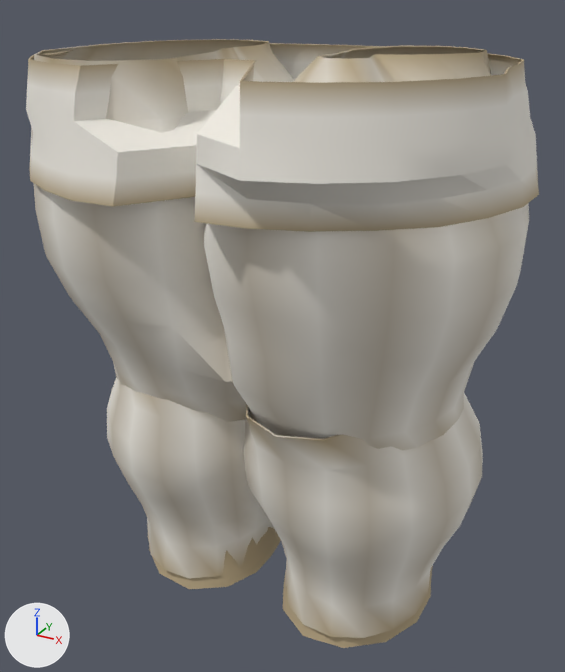
What one commit did to the glTF model assets_src/armor/kargan_0/cloth_a_legs.glb.
One viewpoint serves both versions: a 50 mm lens placed at (0.59, -1.079, 1.177), pointed at (0.015, -0.034, 0.654). Lighting does not change. The marker at lower left points along +X, +Y and +Z. The picture after the commit comes second. Vertices at exactly the same position are counted once.

The scene before the commit, as lines of its bpy script (objects in view):
```python
mat_cloth = bpy.data.materials.new('cloth')
mat_cloth.use_nodes = True; mat_cloth.node_tree.nodes.clear()
_N = mat_cloth.node_tree.nodes; _L = mat_cloth.node_tree.links
n0 = _N.new('ShaderNodeBsdfPrincipled'); n0.name = 'Principled BSDF'
n0.inputs[2].default_value = 0.88  # 'Roughness'
n1 = _N.new('ShaderNodeOutputMaterial'); n1.name = 'Material Output'
n2 = _N.new('ShaderNodeVertexColor'); n2.name = 'Color Attribute'
_L.new(n0.outputs[0], n1.inputs[0])  # 'BSDF' to 'Surface'
_L.new(n2.outputs[0], n0.inputs[0])  # 'Color' to 'Base Color'
me_cloth_a_legs = bpy.data.meshes.new('cloth_a_legs')
me_cloth_a_legs.from_pydata(...)  # 1340 vertices, 2376 faces; spans x -0.383..0.391, y -0.381..0.278, z 0.152..1.1
me_cloth_a_legs.materials.append(mat_cloth)
ob_cloth_a_legs = bpy.data.objects.new('cloth_a_legs', me_cloth_a_legs)
ob_cloth_a_legs.location = (0.0, 0.0, 0.0)
```
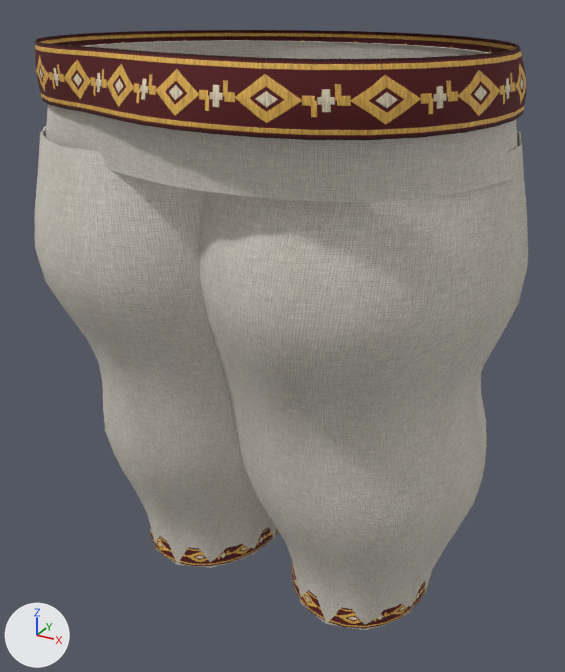
Pixel boxes [x1, y1, x2, y2] of what changed, in the pictures (565 x 672 px):
'cloth_a_legs', surface changed, reshaped: before [26, 39, 539, 648]; after [35, 30, 528, 630]
part 1 of me_cloth_a_legs, rebuilt (8% narrower, 14% shorter): before [26, 43, 539, 232]; after [46, 40, 518, 203]
part 2 of me_cloth_a_legs, rebuilt (23% taller): before [204, 45, 529, 450]; after [200, 131, 528, 630]
part 3 of me_cloth_a_legs, rebuilt: before [32, 39, 294, 422]; after [35, 126, 277, 568]
part 4 of me_cloth_a_legs, rebuilt: before [149, 527, 281, 589]; after [150, 526, 279, 566]
part 5 of me_cloth_a_legs, rebuilt (7% narrower, 20% shorter): before [282, 567, 432, 648]; after [292, 563, 431, 628]
part 6 of me_cloth_a_legs, added: after [35, 30, 527, 140]
part 7 of me_cloth_a_legs, deleted: before [107, 378, 483, 638]

Edits to the bpy script that builds the scene:
```text
Add img_band_c_png:
    img_band_c_png = load_image('band_c.png', '../textures/band_c.png', 256, 128, 'sRGB')
Add img_band_orm_png:
    img_band_orm_png = load_image('band_orm.png', '../textures/band_orm.png', 256, 128, 'Non-Color')
Add img_band_n_png:
    img_band_n_png = load_image('band_n.png', '../textures/band_n.png', 256, 128, 'Non-Color')
Add img_cloth_n_png:
    img_cloth_n_png = load_image('cloth_n.png', '../textures/cloth_n.png', 256, 256, 'Non-Color')
Add img_cloth_orm_png:
    img_cloth_orm_png = load_image('cloth_orm.png', '../textures/cloth_orm.png', 256, 256, 'Non-Color')
Add img_cloth_c_png:
    img_cloth_c_png = load_image('cloth_c.png', '../textures/cloth_c.png', 256, 256, 'sRGB')
Change mat_cloth:
    remove # nodes: BsdfPrincipled, OutputMaterial, VertexColor
    nodes: BsdfPrincipled, Mix, NormalMap, OutputMaterial, SeparateColor, TexImage x3, VertexColor
    uses the picture img_cloth_c_png
    uses the picture img_cloth_n_png
    uses the picture img_cloth_orm_png
Add mat_band:
    mat_band = bpy.data.materials.new('band')
    # uses the picture img_band_c_png
    # uses the picture img_band_n_png
    # uses the picture img_band_orm_png
Change me_cloth_a_legs:
    used by ob_cloth_a_legs; location = (0.0, 0.0, 0.0)
    remove me_cloth_a_legs.from_pydata(...)  # 1340 vertices, 2376 faces; spans x -0.383..0.391, y -0.381..0.278, z 0.152..1.1
    add me_cloth_a_legs.from_pydata(...)  # 1784 vertices, 3200 faces; spans x -0.391..0.393, y -0.363..0.25, z 0.186..1.116
    me_cloth_a_legs part 1: the loose piece of 256 vertices spanning x -0.38..0.391, y -0.381..0.278, z 0.929..1.094 is rebuilt with 256 vertices and now spans x -0.367..0.37, y -0.345..0.25, z 0.963..1.099
    me_cloth_a_legs part 2: the loose piece of 242 vertices spanning x -0.058..0.387, y -0.312..0.241, z 0.52..1.1 is rebuilt with 504 vertices and now spans x -0.082..0.393, y -0.314..0.247, z 0.186..1.006
    me_cloth_a_legs part 3: the loose piece of 242 vertices spanning x -0.383..0.121, y -0.307..0.24, z 0.52..1.1 is rebuilt with 504 vertices and now spans x -0.391..0.084, y -0.313..0.249, z 0.186..1.006
    me_cloth_a_legs part 4: the loose piece of 80 vertices spanning x -0.287..-0.025, y -0.151..0.157, z 0.152..0.26 is rebuilt with 140 vertices and now spans x -0.287..-0.026, y -0.136..0.16, z 0.19..0.242, in mat_band
    me_cloth_a_legs part 5: the loose piece of 80 vertices spanning x 0.028..0.286, y -0.151..0.159, z 0.152..0.26 is rebuilt with 140 vertices and now spans x 0.027..0.286, y -0.136..0.16, z 0.19..0.242, in mat_band
    me_cloth_a_legs part 6: a new loose piece of 240 vertices spanning x -0.356..0.372, y -0.363..0.242, z 1.037..1.116, in mat_band
    me_cloth_a_legs part 7: 440 vertices removed from x -0.349..0.351, y -0.246..0.236, z 0.177..0.636
    add me_cloth_a_legs.materials.append(mat_band)
```
